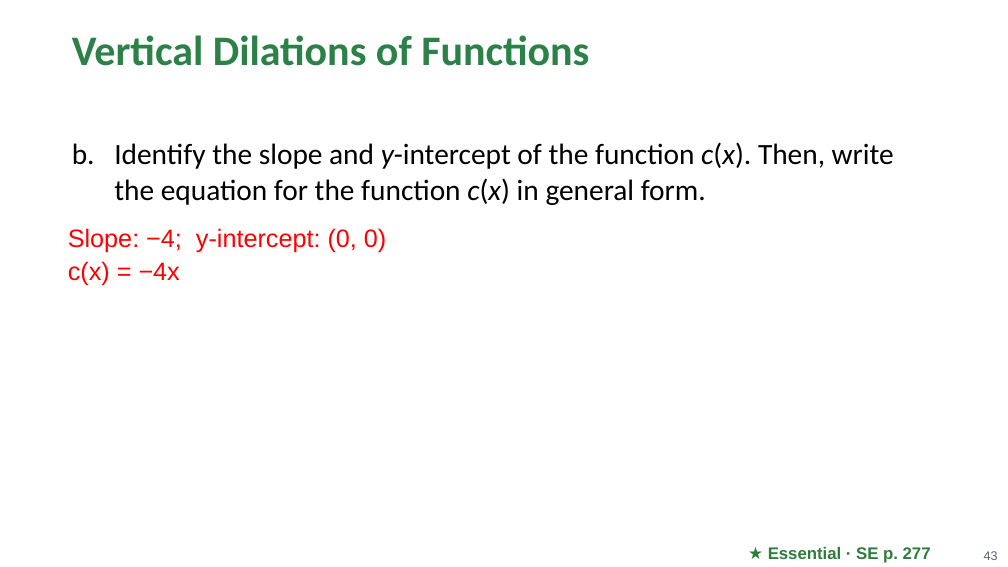
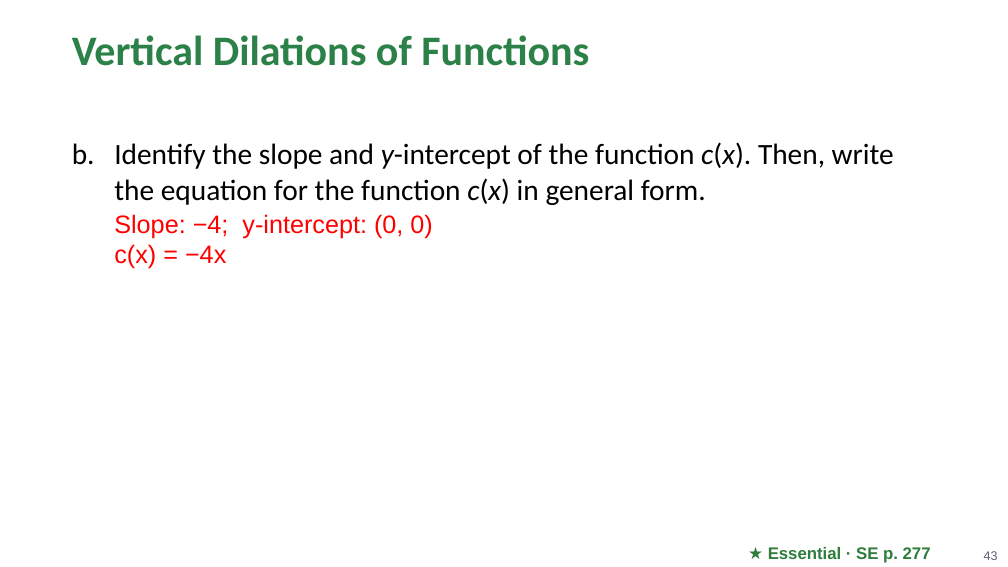
Before and after one commit to Apolloat2022/Algebra1M2U1L4, a slide deck: slide 43 of Module 2 topic 2/BLMathematics_AlgI_M2_T2_L1_LessonSlides_ENG_with_answers.pptx. Drawn at 1008x567 pixels with LibreOffice and Linux fonts; fonts in the diff are those of the drawing; background and template pictures are left out. Boxes give left, top, right and bottom in pixels: in the first picture for what was removed or moved away, otherwise in the second. Text is boxed around its words. In the diff, an @@ line names an element or a change of style, - is before the commit and + after.

```diff
--- a/Module 2 topic 2/BLMathematics_AlgI_M2_T2_L1_LessonSlides_ENG_with_answers.pptx
+++ b/Module 2 topic 2/BLMathematics_AlgI_M2_T2_L1_LessonSlides_ENG_with_answers.pptx
@@ text removed at [68, 228, 386, 286] @@
-Slope: −4; y-intercept: (0, 0)
-c(x) = −4x
@@ text at [114, 214, 432, 269]: paragraph added @@
+      Slope: −4; y-intercept: (0, 0)
+      c(x) = −4x
```
Also in this commit, not shown: 8 other slides changed, 4 other files.
